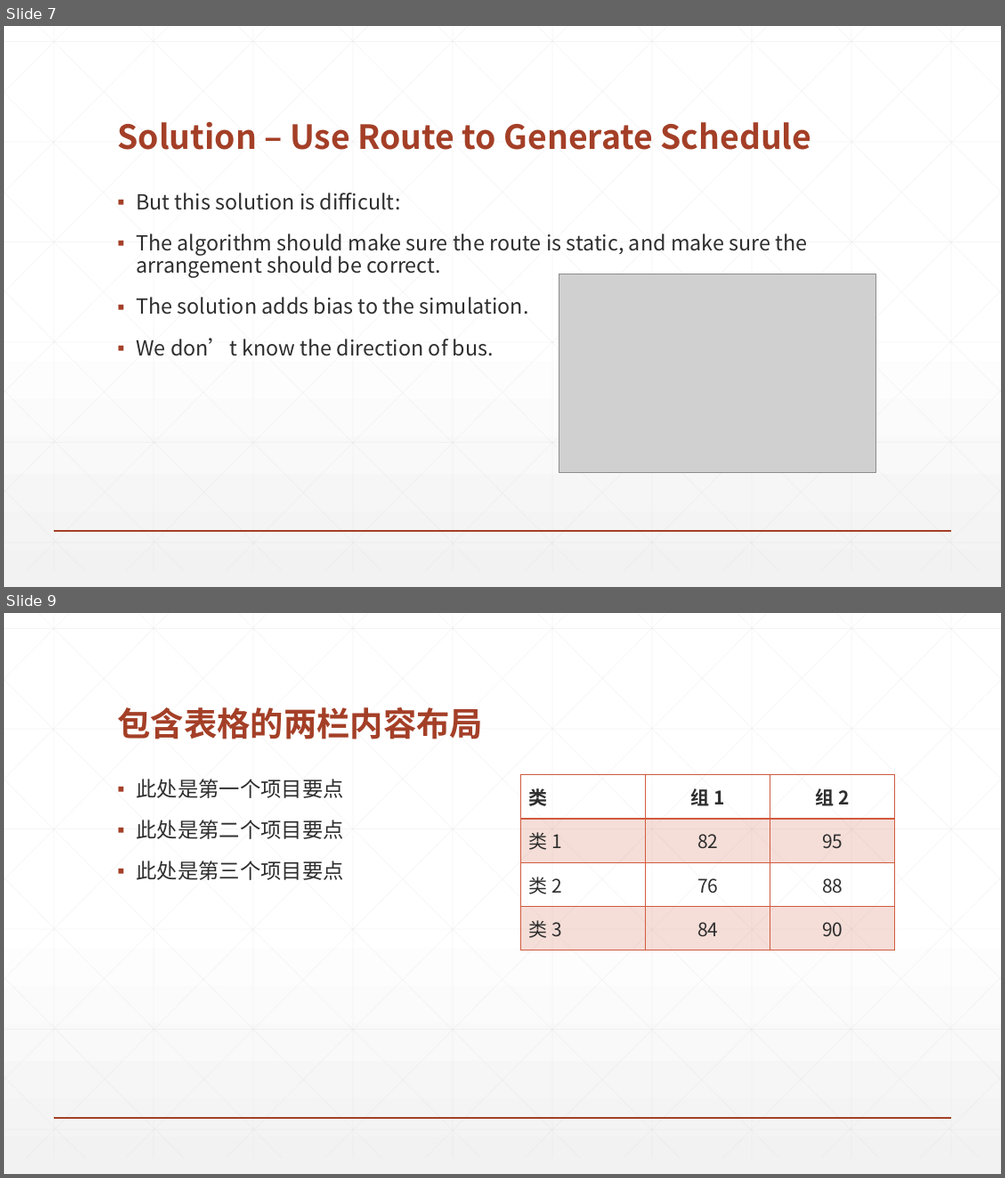
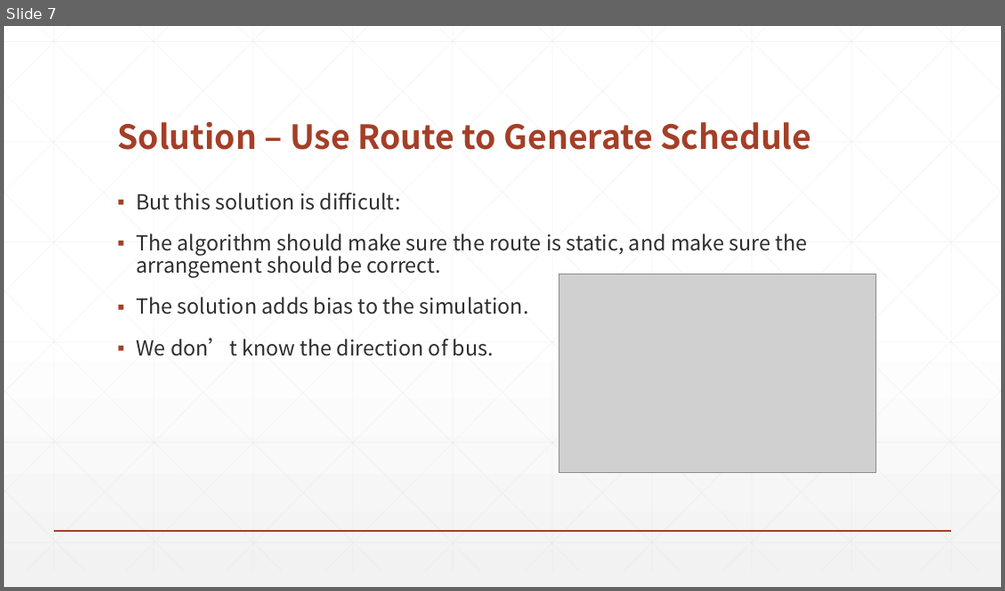
Before and after one commit to Lyther/Cargo-impl, a slide deck: Document/Innovation-project/pre-final.pptx. Shown one above the other, each under a label of ours: slides 7 and 9 before the commit, slide 7 after it; the slides between them are not shown. The pictures are 1005x1178 and 1005x591 pixels, drawn with LibreOffice and Linux fonts; fonts in the diff are those of the drawing; grey boxes stand for pictures. Boxes give left, top, right and bottom in pixels: in the first picture for what was removed or moved away, otherwise in the second. Text is boxed around its words. In the diff, an @@ line names an element or a change of style, - is before the commit and + after.

```diff
--- a/Document/Innovation-project/pre-final.pptx
+++ b/Document/Innovation-project/pre-final.pptx
@@ slide 9 removed at [4,613,1001,1174], background gradient #FFFFFF to #F2F2F2; not listed: 47 template elements that a slide beside it also shows @@
@@ title removed at [117,707,483,739] @@
-包含表格的两栏内容布局
@@ text removed at [136,779,344,880] @@
-▪ 此处是第一个项目要点
-▪ 此处是第二个项目要点
-▪ 此处是第三个项目要点
@@ table removed at [521,775,896,950], 4 rows, 3 columns @@
-类 | 组 1 | 组 2
-类 1 | 82 | 95
-类 2 | 76 | 88
-类 3 | 84 | 90
```
Also in this commit, not shown: 4 slides added, 8 other slides removed, 2 other files.
